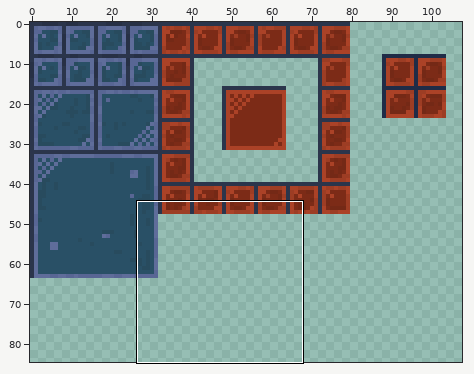
Pixel-art file: examples/vacuum-outlaw/src/main/resources/tilesets/StationOne_floors.aseprite. Above, an overview of the earlier version with the close-up marked.
Close-up. Before the commit:
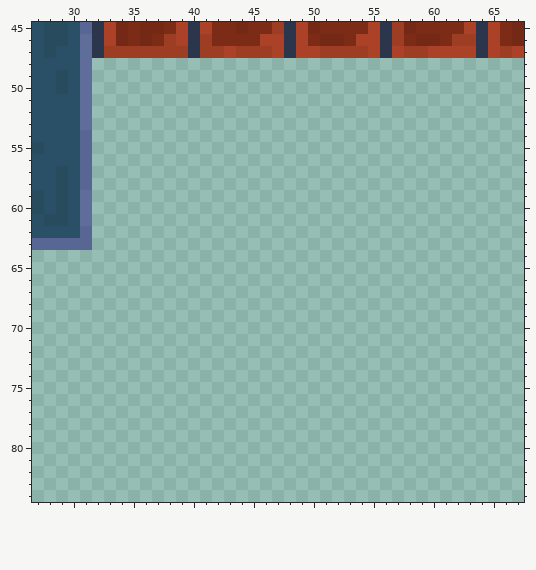
256x256 pixels, 1 frame. Shown: x 27..67, y 45..84. The wide view leaves out empty margins.
After the commit:
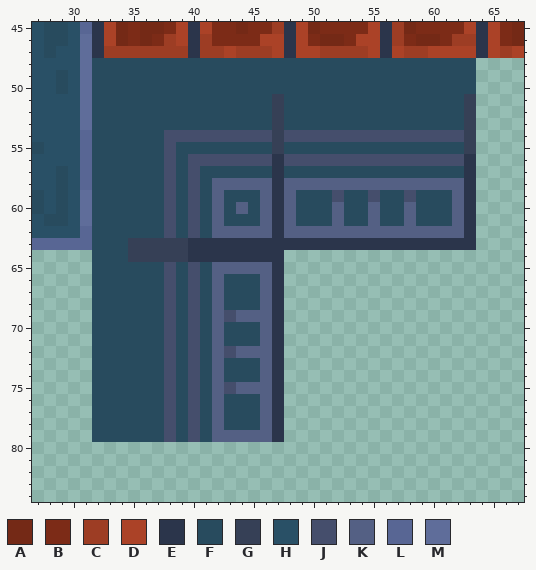
Palette (. is transparent): A #742916  B #7c2b17  C #9d3d24  D #ab4227  E #2b354b  F #284b5e  G #364056  H #295066  J #454e6c  K #546084  L #586694  M #5f6d9a
Edits made:
{"y":48,"x":32,"old":"................................","new":"FFFFFFFFFFFFFFFFFFFFFFFFFFFFFFFF"}
{"y":49,"x":32,"old":"................................","new":"FFFFFFFFFFFFFFFFFFFFFFFFFFFFFFFF"}
{"y":50,"x":32,"old":"................................","new":"FFFFFFFFFFFFFFFFFFFFFFFFFFFFFFFF"}
{"y":51,"x":32,"old":"................................","new":"FFFFFFFFFFFFFFFGFFFFFFFFFFFFFFFG"}
{"y":52,"x":32,"old":"................................","new":"FFFFFFFFFFFFFFFGFFFFFFFFFFFFFFFG"}
{"y":53,"x":32,"old":"................................","new":"FFFFFFFFFFFFFFFGFFFFFFFFFFFFFFFG"}
{"y":54,"x":32,"old":"................................","new":"FFFFFFJJJJJJJJJGJJJJJJJJJJJJJJJG"}
{"y":55,"x":32,"old":"................................","new":"FFFFFFJFFFFFFFFGFFFFFFFFFFFFFFFG"}
{"y":56,"x":32,"old":"................................","new":"FFFFFFJFJJJJJJJEJJJJJJJJJJJJJJJE"}
{"y":57,"x":32,"old":"................................","new":"FFFFFFJFJFFFFFFEFFFFFFFFFFFFFFFE"}
{"y":58,"x":32,"old":"................................","new":"FFFFFFJFJFKKKKKEKKKKKKKKKKKKKKKE"}
{"y":59,"x":32,"old":"................................","new":"FFFFFFJFJFKFFFKEKFFFJFFJFFJFFFKE"}
{"y":60,"x":32,"old":"................................","new":"FFFFFFJFJFKFKFKEKFFFKFFKFFKFFFKE"}
{"y":61,"x":32,"old":"................................","new":"FFFFFFJFJFKFFFKEKFFFKFFKFFKFFFKE"}
{"y":62,"x":32,"old":"................................","new":"FFFFFFJFJFKKKKKEKKKKKKKKKKKKKKKE"}
{"y":63,"x":32,"old":"................................","new":"FFFGGGGGEEEEEEEEEEEEEEEEEEEEEEEE"}
{"y":64,"x":32,"old":"................","new":"FFFGGGGGEEEEEEEE"}
{"y":65,"x":32,"old":"................","new":"FFFFFFJFJFKKKKKE"}
{"y":66,"x":32,"old":"................","new":"FFFFFFJFJFKFFFKE"}
{"y":67,"x":32,"old":"................","new":"FFFFFFJFJFKFFFKE"}
{"y":68,"x":32,"old":"................","new":"FFFFFFJFJFKFFFKE"}
{"y":69,"x":32,"old":"................","new":"FFFFFFJFJFKJKKKE"}
{"y":70,"x":32,"old":"................","new":"FFFFFFJFJFKFFFKE"}
{"y":71,"x":32,"old":"................","new":"FFFFFFJFJFKFFFKE"}
{"y":72,"x":32,"old":"................","new":"FFFFFFJFJFKJKKKE"}
{"y":73,"x":32,"old":"................","new":"FFFFFFJFJFKFFFKE"}
{"y":74,"x":32,"old":"................","new":"FFFFFFJFJFKFFFKE"}
{"y":75,"x":32,"old":"................","new":"FFFFFFJFJFKJKKKE"}
{"y":76,"x":32,"old":"................","new":"FFFFFFJFJFKFFFKE"}
{"y":77,"x":32,"old":"................","new":"FFFFFFJFJFKFFFKE"}
{"y":78,"x":32,"old":"................","new":"FFFFFFJFJFKFFFKE"}
{"y":79,"x":32,"old":"................","new":"FFFFFFJFJFKKKKKE"}
{"label":"added","picture_box":[92,58,476,442]}
